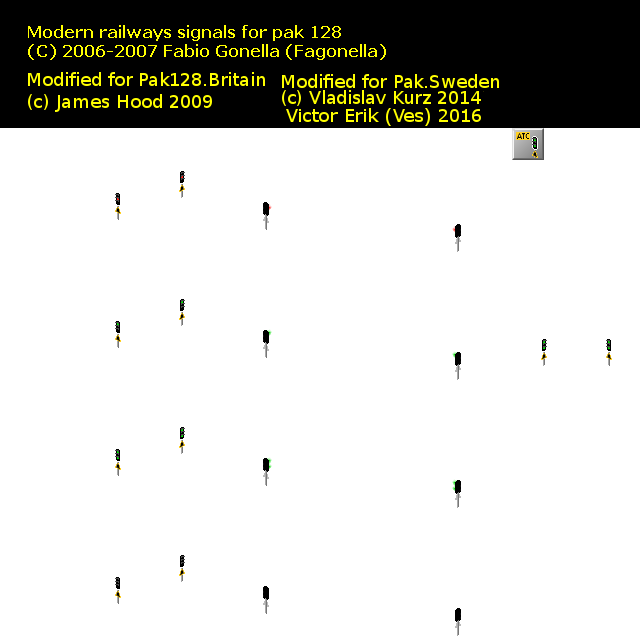
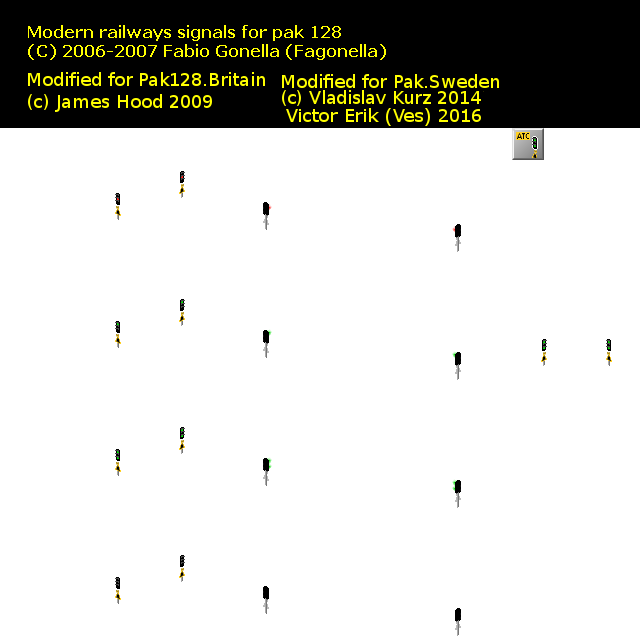
Revision of a layered (640, 640) image; what changed, layer by layer:
added layer "Skylt 2" above "ATC" over (116, 150, 610, 624)
painted on "ATC" over (115, 151, 612, 630)
